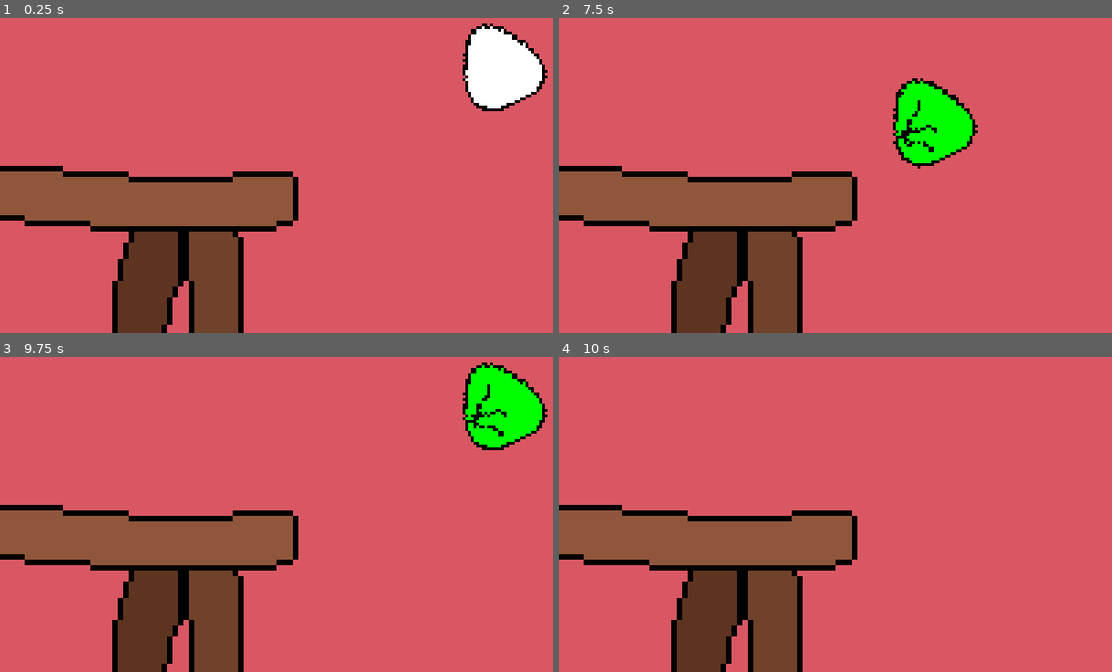
Above: before the commit, frames 1-4 (two rows, left to right).
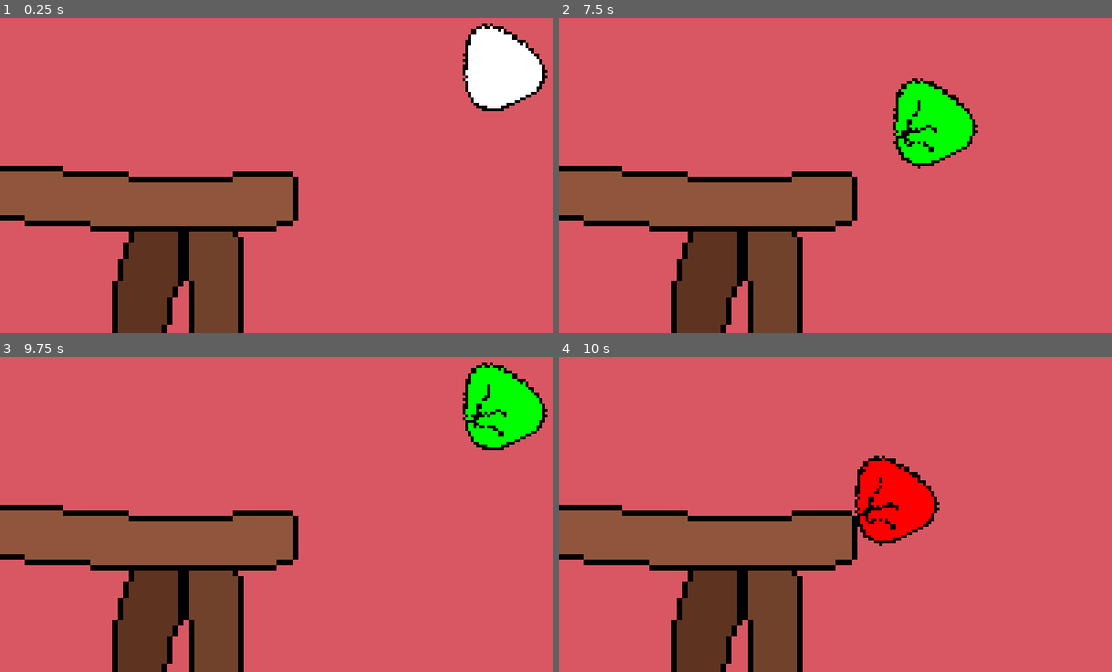
Above: after the commit, the same moments.

Repository: emmetl913/GMTK2024
Game: Godot game, scene res://games/CrackingGame/CrackingGame.tscn
The game is run twice, just before and just after one commit, with the same random seed, the same clock (stepped at 60 frames per second) and the same inputs. This scene is started directly instead of the project's main scene. Sound files missing from this copy of the repository are replaced by a short silence.
Inputs (mouse positions are in pixels of both pictures, inside the frame that each line leads up to):
- Up to frame 1 (0.25 s): no input
- Up to frame 2 (7.5 s): tap Enter at 0.5, 2.75, 5 s; move the mouse to (1034, 90) at 0.52 s; hold D (D) 0.53-1.28 s; click (1034, 90) at 0.8 s; move the mouse to (758, 134) at 1.27 s; click (758, 134) at 1.35 s; tap S (S) at 1.55, 3.8, 6.05 s; tap Space at 2, 4.25, 6.5 s; move the mouse to (outside the picture) at 2.02 s; hold S (S) 2.03-2.78 s; tap D (D) at 2.3, 4.55 s; move the mouse to (852, 200) at 2.77 s; tap A (A) at 2.85 s; click (852, 200) at 3.05 s; move the mouse to (1084, 178) at 3.52 s; hold D (D) 3.53-4.28 s; move the mouse to (691, 49) at 4.27 s; click (691, 49) at 4.35 s; move the mouse to (918, 112) at 5.02 s; hold S (S) 5.03-5.78 s; click (918, 112) at 5.3 s; move the mouse to (outside the picture) at 5.77 s; tap W (W) at 5.85 s; move the mouse to (1034, 90) at 6.52 s; hold D (D) 6.53-7.28 s; move the mouse to (758, 134) at 7.27 s; click (758, 134) at 7.35 s
- Up to frame 3 (9.75 s): move the mouse to (outside the picture) at 8.02 s; hold S (S) 8.03-8.78 s; move the mouse to (293, 539) at 8.77 s; tap A (A) at 8.85 s; tap D (D) at 9.05 s; move the mouse to (525, 517) at 9.52 s; hold D (D) from 9.53 s (still down)
- Up to frame 4 (10 s): keep holding D (D); click (1084, 517) at 9.8 s

Frames 1-3 are identical in both runs. In frame 4, 3.1% of the frame differs, in the area x 53-69%, y 31-60%.
Error in both runs: Invalid call. Nonexistent function 'winGame' in base 'Nil'. (res://games/base_game.gd:18)

Commit message:
fix seasoning game and cake

Diff:
--- a/games/CrackingGame/CrackingGame.gd
+++ b/games/CrackingGame/CrackingGame.gd
@@ -70,7 +70,7 @@
 		$EggStuff/Path2D/PathFollow2D/Sprite2D.texture = sprites[2]
 	if total_cracks > max_cracks and not has_lost:
 		has_lost = true
-		$EggStuff/Path2D/PathFollow2D/Sprite2D.visible = false
+		$EggStuff/Path2D/PathFollow2D/Sprite2D.self_modulate = Color(1,0,0)
 		$Crack_timer.stop()
 		super.onLose()
 	if max_cracks == total_cracks and not has_won:
--- a/games/PullingGame/PullingGame.gd
+++ b/games/PullingGame/PullingGame.gd
@@ -31,7 +31,7 @@
 		grab_time = 0.26
 
 func _input(event):
-	if event.is_action_pressed("LMB") and grabwindow.time_left > 0 and not has_won:
+	if event.is_action_pressed("LMB") and grabwindow.time_left > 0 and not has_won and not has_lost:
 		$AnimationPlayer.play("TakeCake")
 		super.onWin()
 		has_won = true
--- a/games/SeasoningGame/SeasoningGame.gd
+++ b/games/SeasoningGame/SeasoningGame.gd
@@ -56,9 +56,8 @@
 
 func arrays_have_same_content(array1, array2):
 	if array1.size() != array2.size(): return false
-	for item in array1:
-			if !array2.has(item): return false
-			if array1.count(item) != array2.count(item): return false
+	for i in array1.size():
+		if array1[i] != array2[i]: return false
 	return true
 
 func _on_red_pressed():
